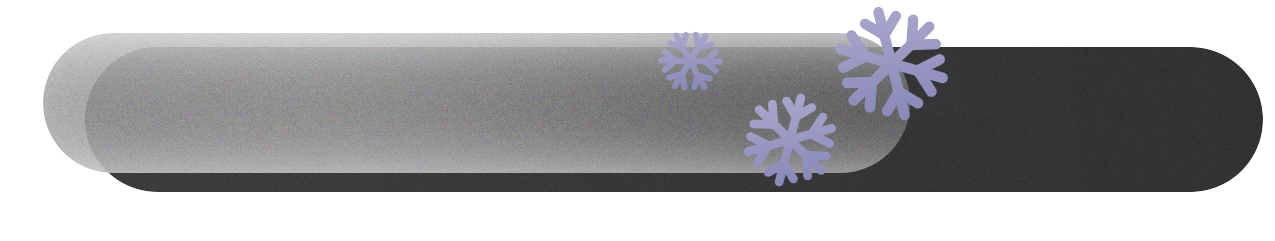
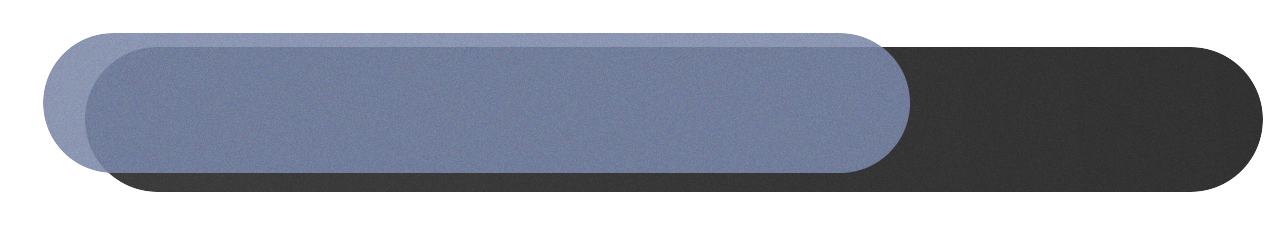
Layer changes from the first 1275 x 241 image to the second:
renamed "snowflake_icon_154816" to "Прямоугольник 1", painted on it over [43, 13, 910, 173]
removed layer "snowflake_icon_154816" (2nd of 3) over [727, 77, 853, 187]
removed layer "snowflake_icon_154816" (3rd of 3) over [814, 7, 948, 141]
removed layer "фон прогрессбара" over [43, 12, 948, 187]
removed layer "Прямоугольник 1" (was 92%) over [43, 33, 910, 173]